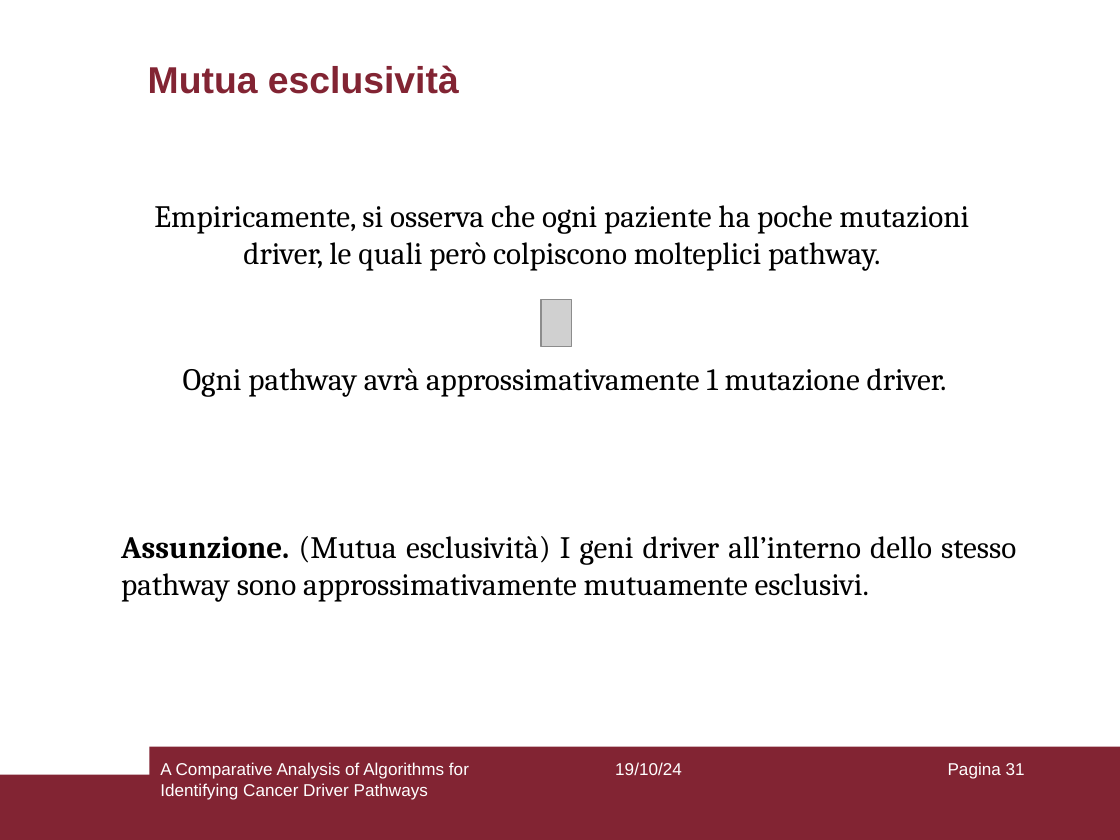
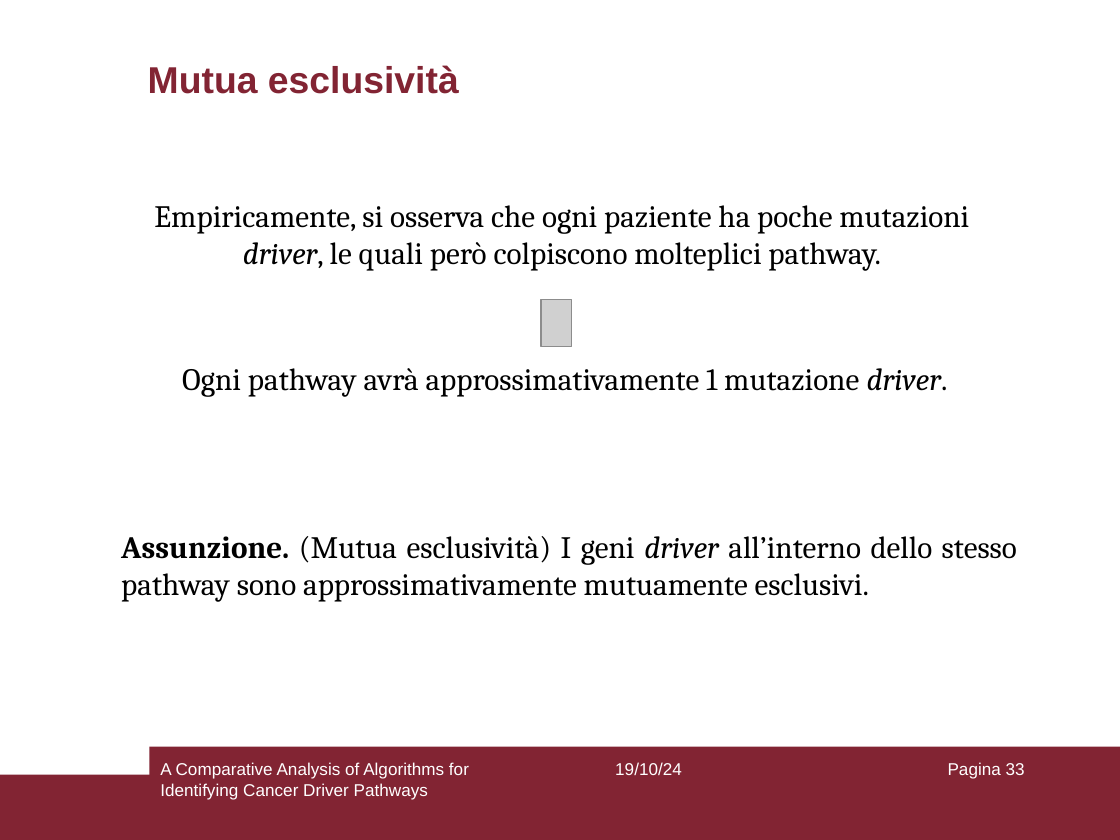
Before and after one commit to aflaag/bsc-thesis, a slide deck: slide 33 of presentation/slides.odp (slide 31 before the commit). Drawn at 1120x840 pixels with LibreOffice and Linux fonts; fonts in the diff are those of the drawing; grey boxes stand for pictures. Boxes give left, top, right and bottom in pixels: in the first picture for what was removed or moved away, otherwise in the second. Text is boxed around its words. In the diff, an @@ line names an element or a change of style, - is before the commit and + after.

```diff
--- a/presentation/slides.odp
+++ b/presentation/slides.odp
@@ text "Empiricamente, si osserva che ogni ..." at [154, 205, 969, 271]: italic on in "driver," @@
@@ text "Ogni pathway avrà approssimativamente 1 ..." at [182, 368, 948, 397]: italic on in "driver." @@
@@ text "Assunzione. (Mutua esclusività) I geni ..." at [121, 536, 1017, 602]: italic on in "driver" @@
@@ page number at [948, 762, 1025, 779]: text changed @@
-Pagina 31
+Pagina 33
```
Also in this commit, not shown: 12 other slides changed, 5 slides added, 2 other files.
